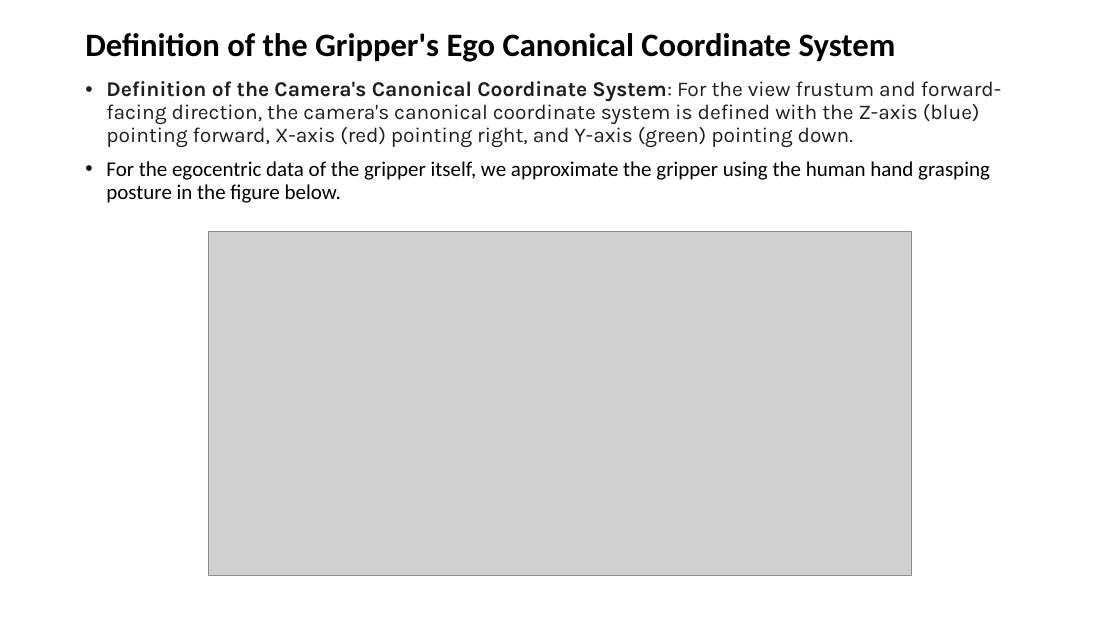
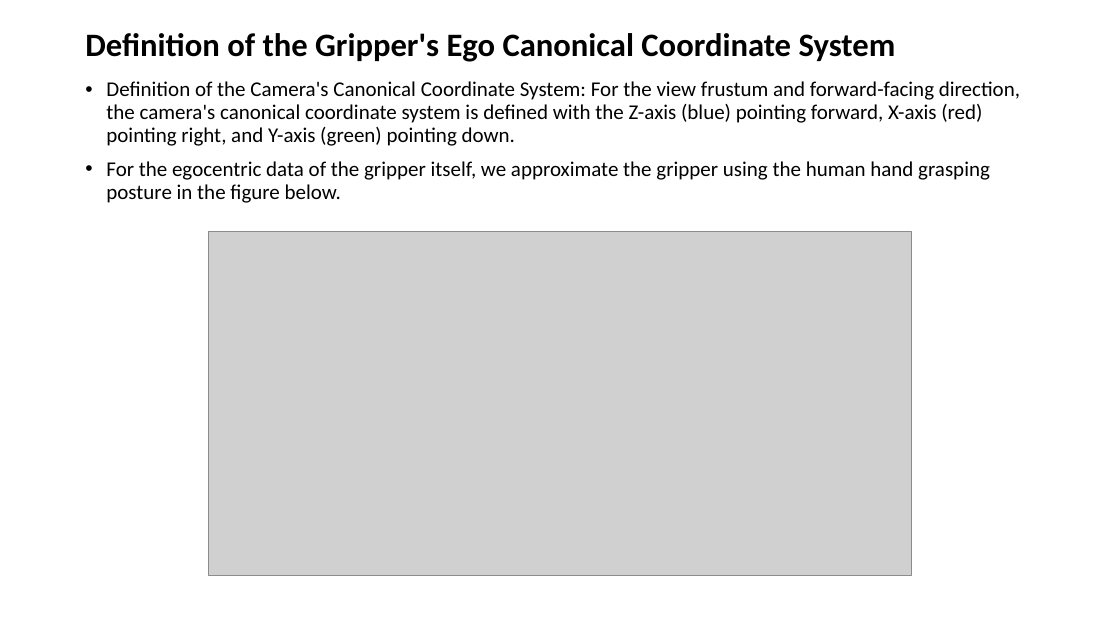
Before and after one commit to nolann030628/OXT-QC, a slide deck: slide 2 of docs_Illustration about Ego Data Frame.pptx. Drawn at 1120x630 pixels with LibreOffice and Linux fonts; fonts in the diff are those of the drawing; grey boxes stand for pictures. Boxes give left, top, right and bottom in pixels: in the first picture for what was removed or moved away, otherwise in the second. Text is boxed around its words. In the diff, an @@ line names an element or a change of style, - is before the commit and + after.

```diff
--- a/docs_Illustration about Ego Data Frame.pptx
+++ b/docs_Illustration about Ego Data Frame.pptx
@@ text at (106, 81, 1020, 146): font Karla to Calibri, text colour #1F1F1F to #000000 in "Definition of the Camera's Canonical Coordinate System: ..."; bold off in "Definition of the Camera's Canonical Coordinate System:" @@
```
Also in this commit, not shown: 5 other files.
